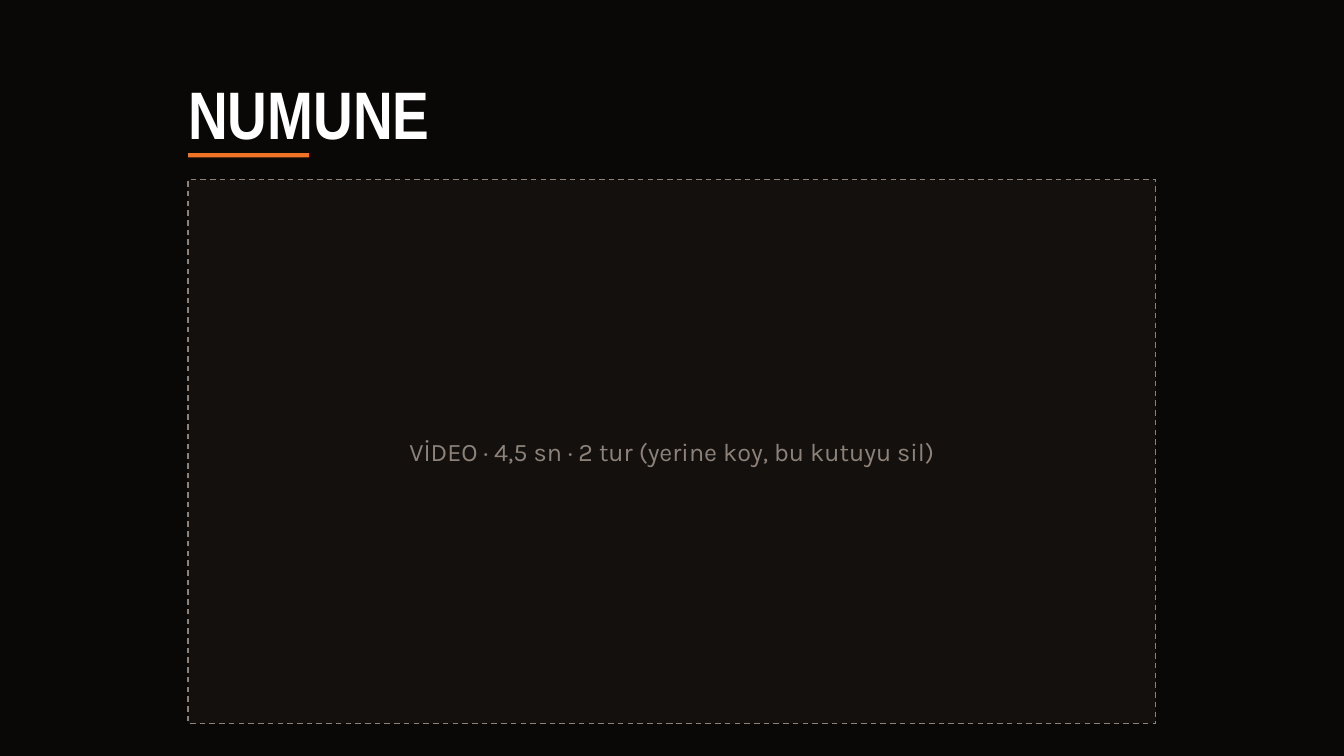
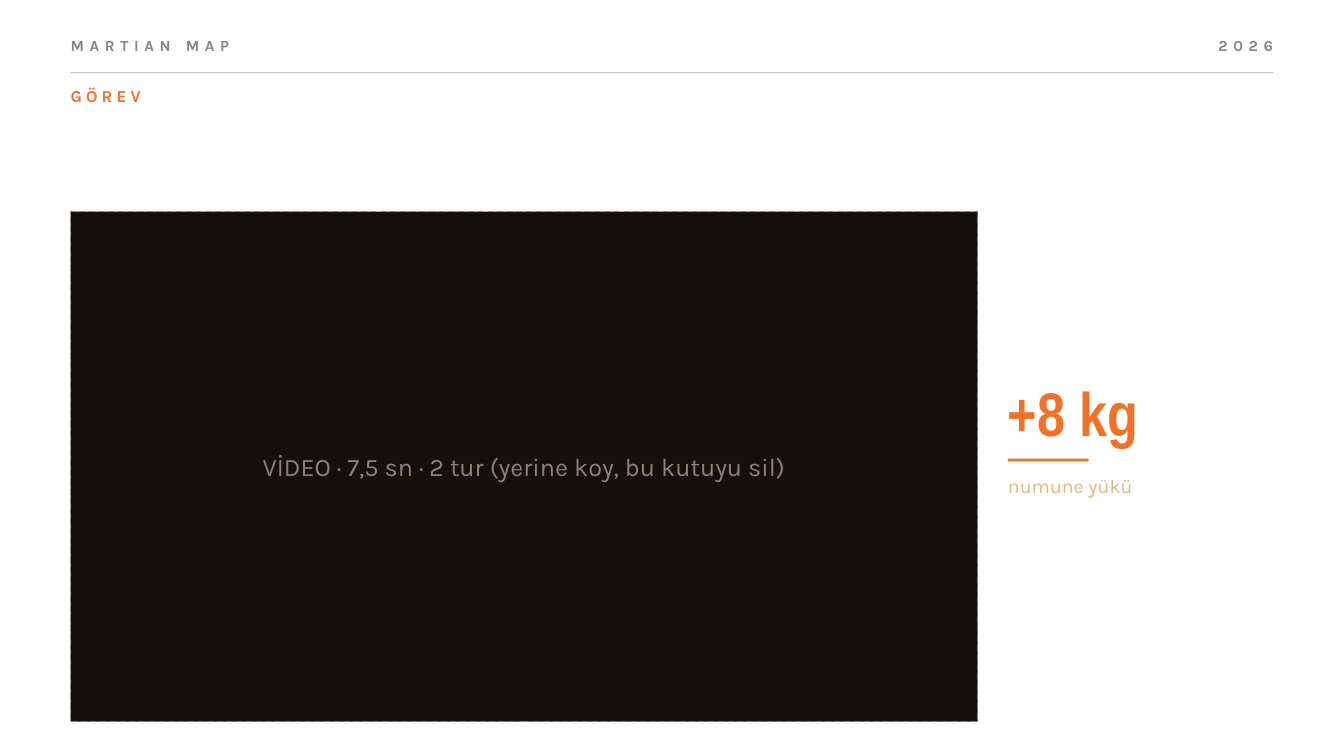
Before and after one commit to KebeliSamet0/martian-map, a slide deck: slide 18 of docs/submission/Martian_Map_Sunum_TR_iskelet.pptx. Drawn at 1344x756 pixels with LibreOffice and Linux fonts; fonts in the diff are those of the drawing; background and template pictures are left out. Boxes give left, top, right and bottom in pixels: in the first picture for what was removed or moved away, otherwise in the second. Text is boxed around its words. In the diff, an @@ line names an element or a change of style, - is before the commit and + after.

```diff
--- a/docs/submission/Martian_Map_Sunum_TR_iskelet.pptx
+++ b/docs/submission/Martian_Map_Sunum_TR_iskelet.pptx
@@ background #0A0807 to picture (left out) @@
@@ text added at bbox=[71, 41, 229, 51], 11 pt, text #8C8279, bold @@
+MARTIAN MAP
@@ text added at bbox=[1218, 41, 1273, 51], 11 pt, text #8C8279, bold @@
+2026
@@ line added from (71, 73) to (1273, 73), #8C8279 0.75 pt @@
@@ text added at bbox=[71, 87, 141, 102], 12 pt, text #F07226, bold @@
+GÖREV
@@ title added at bbox=[71, 116, 1273, 202], 44 pt, text #FFFFFF, bold @@
+NUMUNE VE DÖNÜŞ
@@ rectangle removed at bbox=[189, 153, 310, 157] @@
@@ rectangle "VİDEO · 7,5 sn · ...": place and size @@
-rectangle "VİDEO · 7,5 sn · ..." at bbox=[189, 179, 1156, 724]
+rectangle "VİDEO · 7,5 sn · ..." at bbox=[71, 212, 978, 722]
@@ text added at bbox=[1008, 391, 1139, 447], 44 pt, text #F07226, bold @@
++8 kg
@@ text in rectangle at bbox=[263, 455, 785, 482]: text changed @@
-VİDEO · 4,5 sn · 2 tur (yerine koy, bu kutuyu sil)
+VİDEO · 7,5 sn · 2 tur (yerine koy, bu kutuyu sil)
@@ text at bbox=[1008, 479, 1132, 498]: text changed; size 48 to 14 pt; font Arial Narrow to Karla; text colour #FFFFFF to #E3B686; bold off @@
-NUMUNE
+numune yükü
@@ rectangle added at bbox=[1008, 459, 1089, 462], fill #F07226 @@
```
Also in this commit, not shown: 25 other slides changed, 5 slides added, 6 slides removed, 1 other file.
